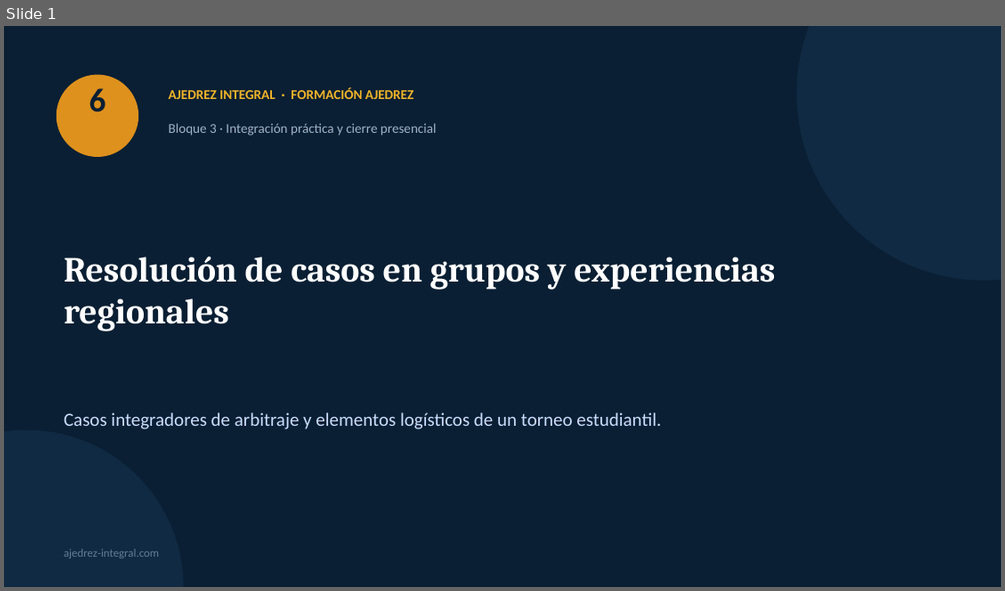
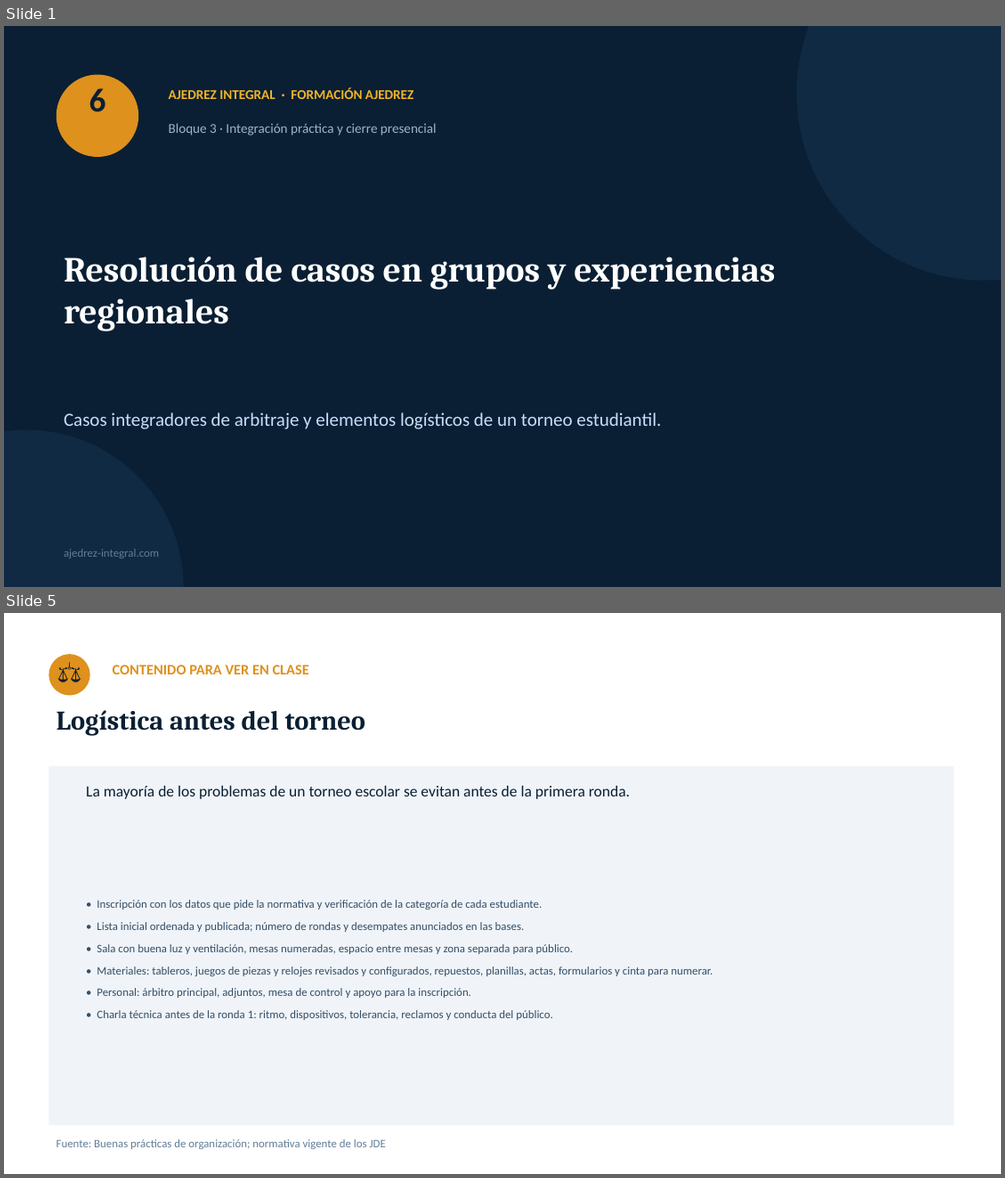
Before and after one commit to GMpupilo2026/Pagina-Completa, a slide deck: cursos/recursos/formacion-ajedrez/06-resolucion-de-casos-en-grupos.pptx. Shown one above the other, each under a label of ours: slide 1 before the commit, slides 1 and 5 after it; the slides between them are not shown. The pictures are 1005x591 and 1005x1178 pixels, drawn with LibreOffice and Linux fonts; fonts in the diff are those of the drawing. Boxes give left, top, right and bottom in pixels: in the first picture for what was removed or moved away, otherwise in the second. Text is boxed around its words. In the diff, an @@ line names an element or a change of style, - is before the commit and + after.

```diff
--- a/cursos/recursos/formacion-ajedrez/06-resolucion-de-casos-en-grupos.pptx
+++ b/cursos/recursos/formacion-ajedrez/06-resolucion-de-casos-en-grupos.pptx
@@ slide 5 added at (4,613,1001,1174), background #FFFFFF @@
@@ ellipse added at (48,654,90,695), fill #DE911D @@
@@ text added at (48,654,90,695), 20 pt, text #0A1F33 @@
+⚖
@@ text added at (113,665,309,674), 14 pt, text #DE911D, bold @@
+CONTENIDO PARA VER EN CLASE
@@ text added at (57,710,365,735), 26 pt, text #0A1F33, bold @@
+Logística antes del torneo
@@ rectangle added at (48,766,954,1126), fill #F0F4F8 @@
@@ text added at (86,786,630,799), 15 pt, text #0A1F33 @@
+La mayoría de los problemas de un torneo escolar se evitan antes de la primera ronda.
@@ text added at (97,900,712,1020), 11 pt, text #334E68 @@
+• Inscripción con los datos que pide la normativa y verificación de la categoría de cada estudiante.
+• Lista inicial ordenada y publicada; número de rondas y desempates anunciados en las bases.
+• Sala con buena luz y ventilación, mesas numeradas, espacio entre mesas y zona separada para público.
+• Materiales: tableros, juegos de piezas y relojes revisados y configurados, repuestos, planillas, actas, formularios y cinta para numerar.
+• Personal: árbitro principal, adjuntos, mesa de control y apoyo para la inscripción.
+• Charla técnica antes de la ronda 1: ritmo, dispositivos, tolerancia, reclamos y conducta del público.
@@ text added at (57,1139,386,1149), 11 pt, text #627D98 @@
+Fuente: Buenas prácticas de organización; normativa vigente de los JDE
```
Also in this commit, not shown: 1 slide changed, 15 other slides added, 2 slides removed, 28 other files.
